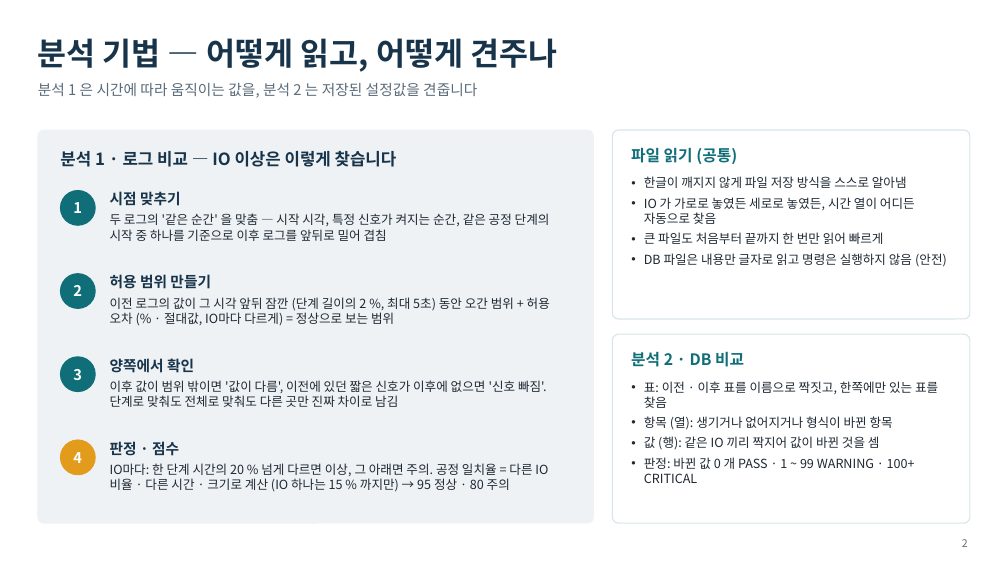
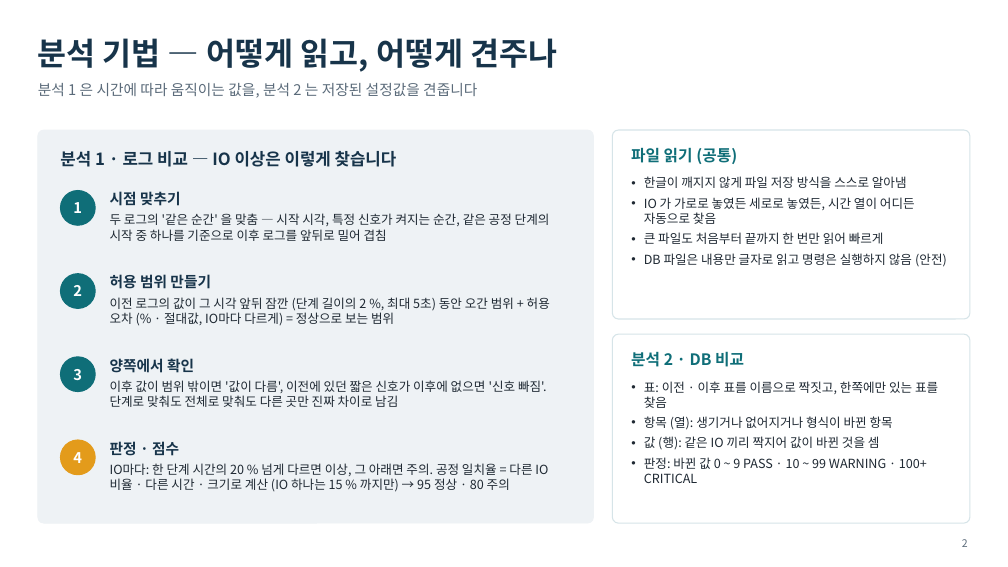
Before and after one commit to sssfffd/rookie2, a slide deck: slide 2 of docs/presentation/LogScope-아키텍처-기술.pptx. Drawn at 1008x567 pixels with LibreOffice and Linux fonts; fonts in the diff are those of the drawing. Boxes give left, top, right and bottom in pixels: in the first picture for what was removed or moved away, otherwise in the second. Text is boxed around its words. In the diff, an @@ line names an element or a change of style, - is before the commit and + after.

```diff
--- a/docs/presentation/LogScope-아키텍처-기술.pptx
+++ b/docs/presentation/LogScope-아키텍처-기술.pptx
@@ text at (x1=644, y1=457, x2=927, y2=483): text changed @@
-• 판정: 바뀐 값 0 개 PASS · 1 ~ 99 WARNING · 100+ CRITICAL
+• 판정: 바뀐 값 0 ~ 9 PASS · 10 ~ 99 WARNING · 100+ CRITICAL
```
Also in this commit, not shown: 16 other files.
